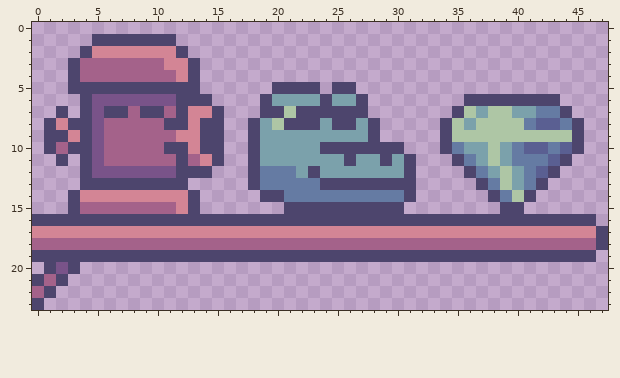
File history of a pixel-art sprite, TowerOfDreams/sprites/sShopShelf/layers/d484d733-a440-4b77-bc43-4ecf7940959f/8ae061c7-de5b-4152-be6b-38c14215456b.png. This is how it looked before the edit.
The file is 48x24 pixels.
Once edited:
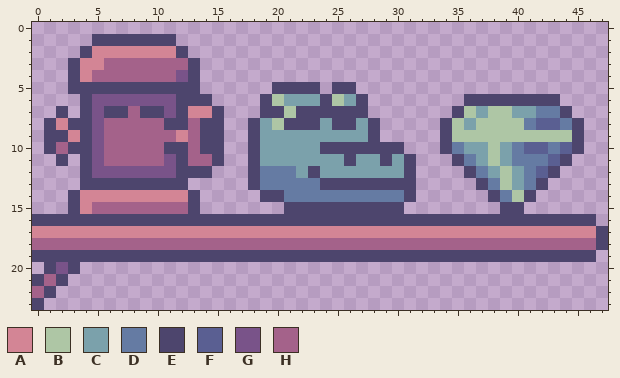
Palette (. is transparent): A #d38595  B #aec6a5  C #7ba1ab  D #657ba3  E #4d456d  F #5a5f92  G #795389  H #a4628a
Difference:
y 3: x 4..5 HH -> AA; x 11..12 AA -> HH
y 4: x 4 H -> A; x 12 A -> G
y 6: x 20 C -> B; x 25 C -> B
y 7: x 11 H -> G
y 8..10: x 13 A -> H
y 11: x 11 H -> G; x 14 A -> H
y 15: x 4 H -> A; x 12 A -> H
Pixel boxes of the changes (left, top, right, bottom) in both pictures:
changed: (80, 58, 104, 82)
changed: (164, 58, 212, 166)
changed: (272, 94, 284, 106)
changed: (332, 94, 344, 106)
changed: (80, 202, 92, 214)
changed: (176, 202, 188, 214)
